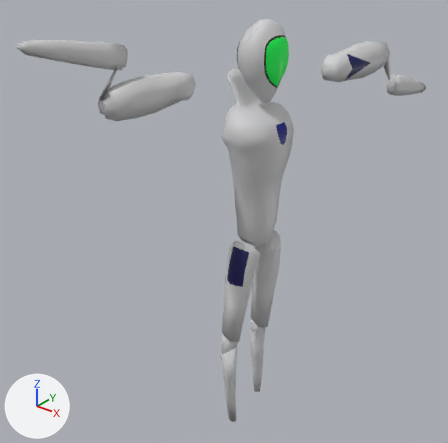
An edit to the FBX model IB-Unity/Assets/BlenderImports/bot1.fbx, drawn before and after from the same camera.
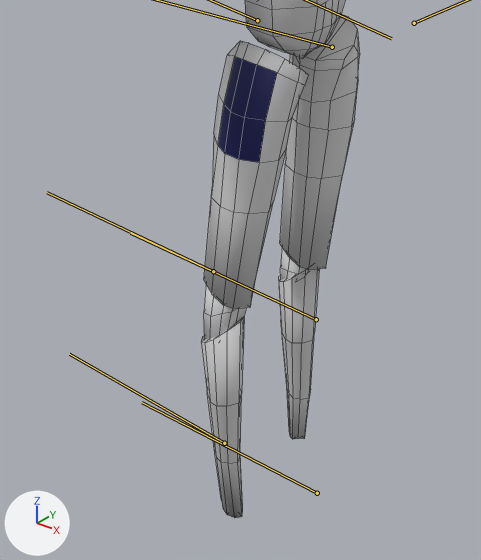
Each version is shown whole from a camera (50 mm lens) standing at (0.0208, -0.0293, 0.0155) and looking at (-0.003, 0.0004, -0.0029), then close up on the part from 32% to 73% of the width and 51% to 99% of the height. The lights are fixed; the arrows at lower left show +X, +Y and +Z. Both versions are drawn at frame 2 of the action 'Default Take'; the numbers are the values there. The bones that bend it are drawn over the model as lines in the close-ups. The close-ups show mesh edges as thin lines.

Objects in the first close-up: 'humanoid'.
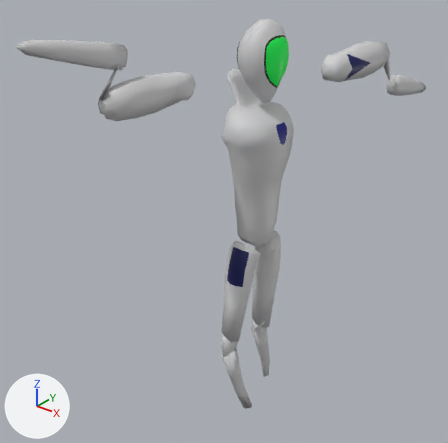
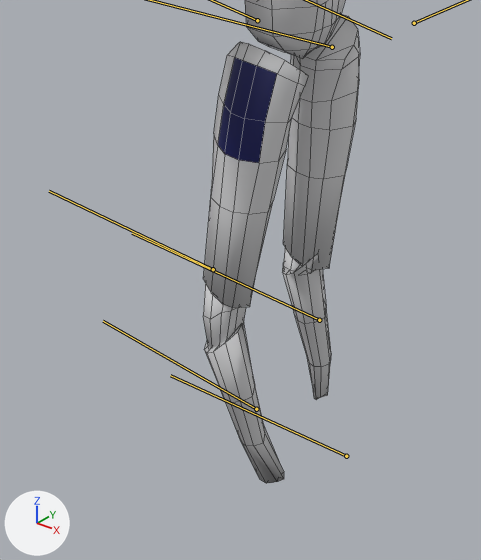
Where the change shows, as pixel boxes (x1, y1, x2, y2) in the close-ups (481 x 560 px):
'humanoid', posed: before (201, 0, 360, 518); after (203, 0, 360, 483)
bone 'leftleg2', root to tip: before (316, 319) to (130, 233); after (319, 320) to (132, 233)
bone 'leftleg2_001', root to tip: before (317, 493) to (142, 402); after (346, 456) to (170, 375)
bone 'rightleg2', root to tip: before (213, 271) to (47, 192); after (213, 269) to (49, 191)
bone 'rightleg2_001', root to tip: before (224, 443) to (69, 354); after (256, 409) to (103, 321)

Diff of the bpy script that builds the scene:
```diff
--- a/IB-Unity/Assets/BlenderImports/bot1.fbx.py
+++ b/IB-Unity/Assets/BlenderImports/bot1.fbx.py
@@ bone_leftleg1 @@
 bone_leftleg1 = bpy.data.objects['Armature'].pose.bones['leftleg1']  # child of 'main'
-bone_leftleg1.rotation_quaternion = (0.997, 0.0, 0.074, -0.007)  # degrees (0, 9, -1)
+bone_leftleg1.rotation_quaternion = (0.997, 0.001, 0.07, -0.012)  # degrees (0, 8, -1)
@@ bone_leftleg2 @@
 bone_leftleg2 = bpy.data.objects['Armature'].pose.bones['leftleg2']  # child of 'leftleg1'
-bone_leftleg2.rotation_quaternion = (0.994, -0.011, -0.111, 0.009)  # degrees (-1, -13, 1)
+bone_leftleg2.rotation_quaternion = (0.975, -0.017, -0.222, 0.021)  # degrees (-3, -26, 3)
@@ bone_leftleg2_001 @@
 bone_leftleg2_001 = bpy.data.objects['Armature'].pose.bones['leftleg2_001']  # child of 'leftleg2'
-bone_leftleg2_001.rotation_quaternion = (0.947, 0.001, -0.32, 0.007)  # degrees (0, -37, 1)
+bone_leftleg2_001.rotation_quaternion = (0.849, -0.003, -0.528, 0.019)  # degrees (-3, -64, 5)
@@ bone_rightleg2 @@
 bone_rightleg2 = bpy.data.objects['Armature'].pose.bones['rightleg2']  # child of 'rightleg1'
-bone_rightleg2.rotation_quaternion = (0.994, 0.01, -0.111, -0.009)  # degrees (1, -13, -1)
+bone_rightleg2.rotation_quaternion = (0.975, 0.015, -0.222, -0.019)  # degrees (2, -26, -3)
@@ bone_rightleg2_001 @@
 bone_rightleg2_001 = bpy.data.objects['Armature'].pose.bones['rightleg2_001']  # child of 'rightleg2'
-bone_rightleg2_001.rotation_quaternion = (0.947, -0.001, -0.321, -0.008)  # degrees (0, -37, -1)
+bone_rightleg2_001.rotation_quaternion = (0.85, 0.005, -0.526, -0.013)  # degrees (3, -63, -3)
```
